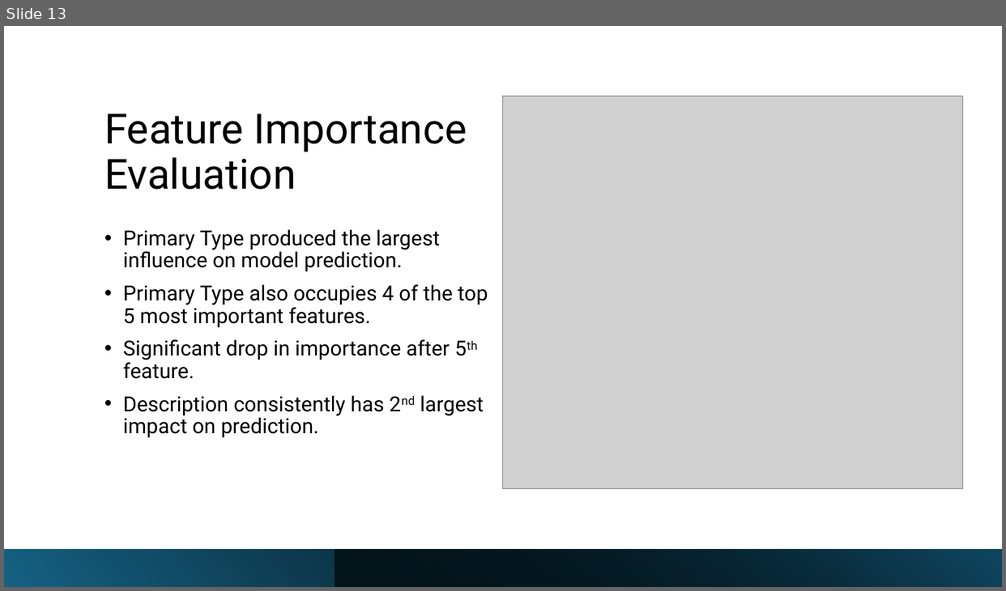
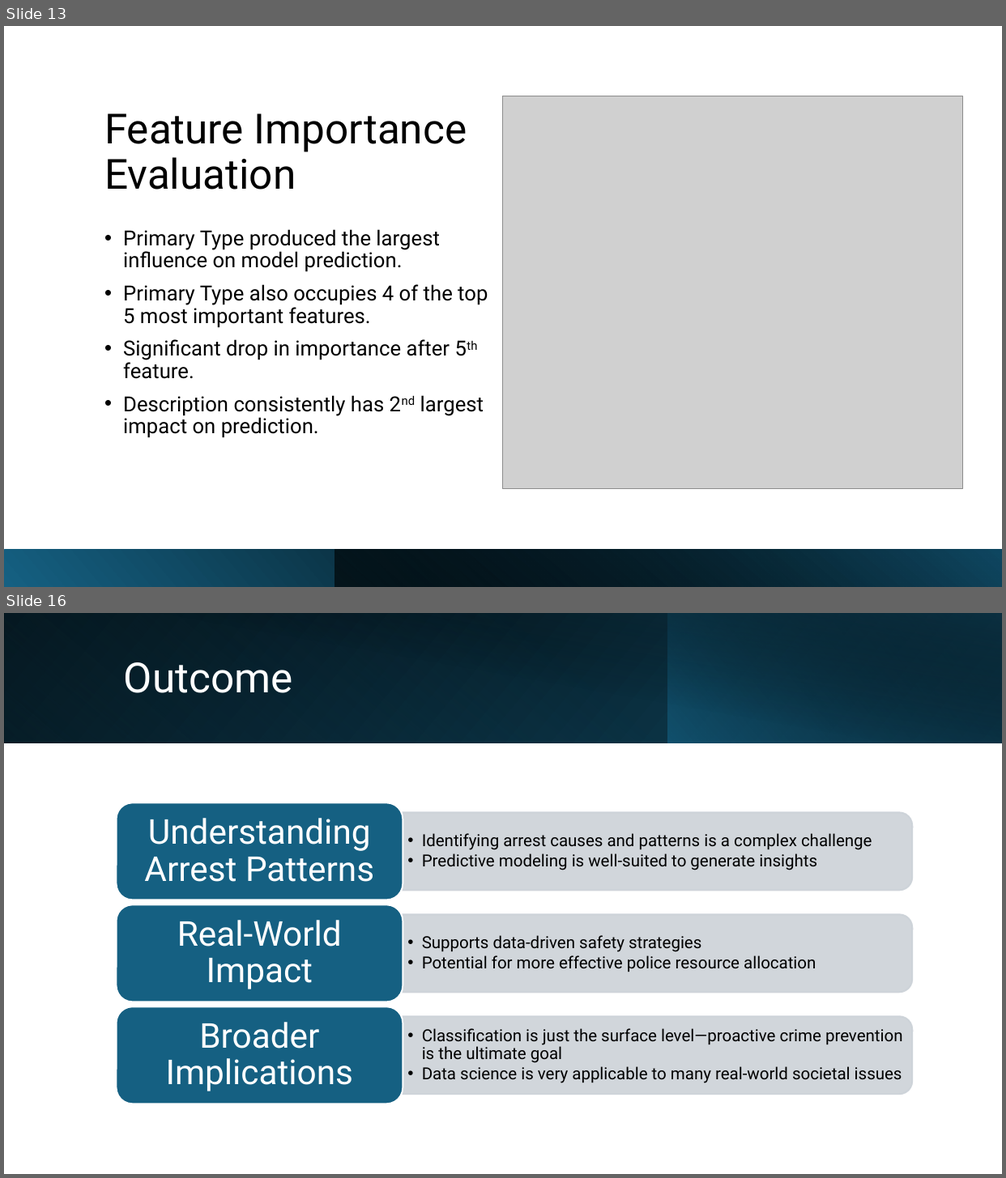
Before and after one commit to tkoche3/ISDS7075, a slide deck: ISDS 7075 Final Presentation.pptx. Shown one above the other, each under a label of ours: slide 13 before the commit, slides 13 and 16 after it; the slides between them are not shown. The pictures are 1006x591 and 1006x1178 pixels, drawn with LibreOffice and Linux fonts; fonts in the diff are those of the drawing; grey boxes stand for pictures. Boxes give left, top, right and bottom in pixels: in the first picture for what was removed or moved away, otherwise in the second. Text is boxed around its words. In the diff, an @@ line names an element or a change of style, - is before the commit and + after.

```diff
--- a/ISDS 7075 Final Presentation.pptx
+++ b/ISDS 7075 Final Presentation.pptx
@@ slide 16 added at bbox=[4, 613, 1002, 1174], background #FFFFFF @@
@@ rectangle added at bbox=[4, 613, 1002, 743], fill gradient #000000 to #104862 @@
@@ rectangle added at bbox=[4, 613, 669, 743], fill gradient #156082 to #0B3041 @@
@@ rectangle added at bbox=[41, 613, 1002, 744], fill gradient #000000 to #0B3041 @@
@@ rectangle added at bbox=[668, 613, 1002, 743], fill gradient #156082 to #000000 @@
@@ title added at bbox=[124, 662, 293, 693], 40 pt, text #FFFFFF @@
+Outcome
@@ group added at bbox=[117, 803, 913, 1104]: 6 texts, 3 round same rects, 3 rounded rectangles @@
+  • Identifying arrest causes and patterns is a complex challenge
+  • Predictive modeling is well-suited to generate insights
+Understanding Arrest Patterns
+  • Supports data-driven safety strategies
+  • Potential for more effective police resource allocation
+Real-World Impact
+  • Classification is just the surface level—proactive crime prevention is the ultimate goal
+  • Data science is very applicable to many real-world societal issues
+Broader Implications
```
Also in this commit, not shown: 1 slide changed, 1 other slide added, 2 slides removed, 15 other files.
